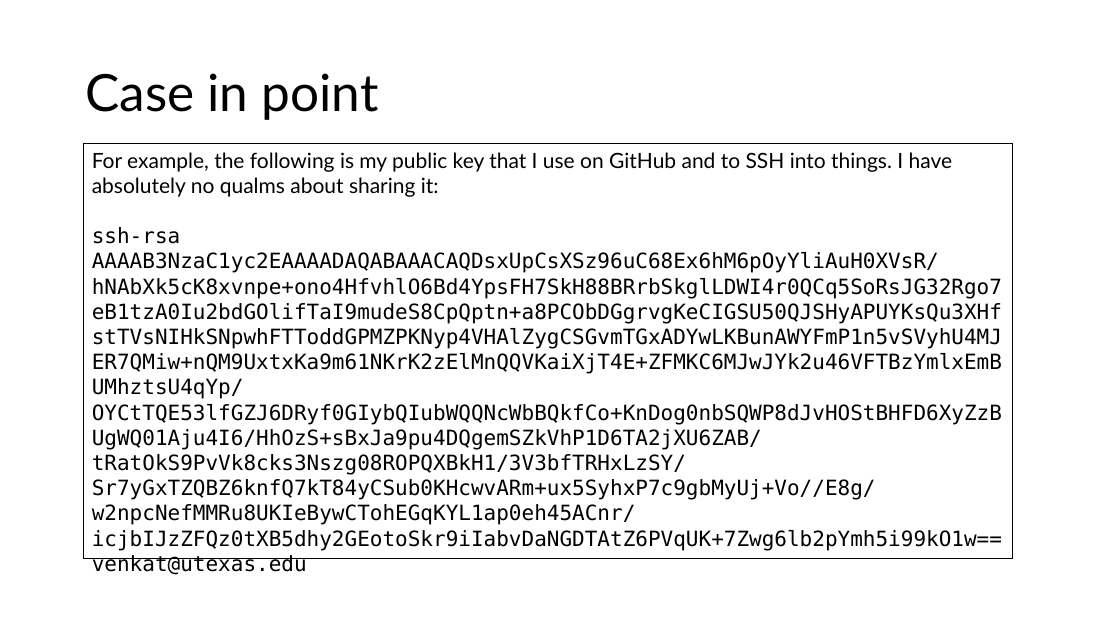
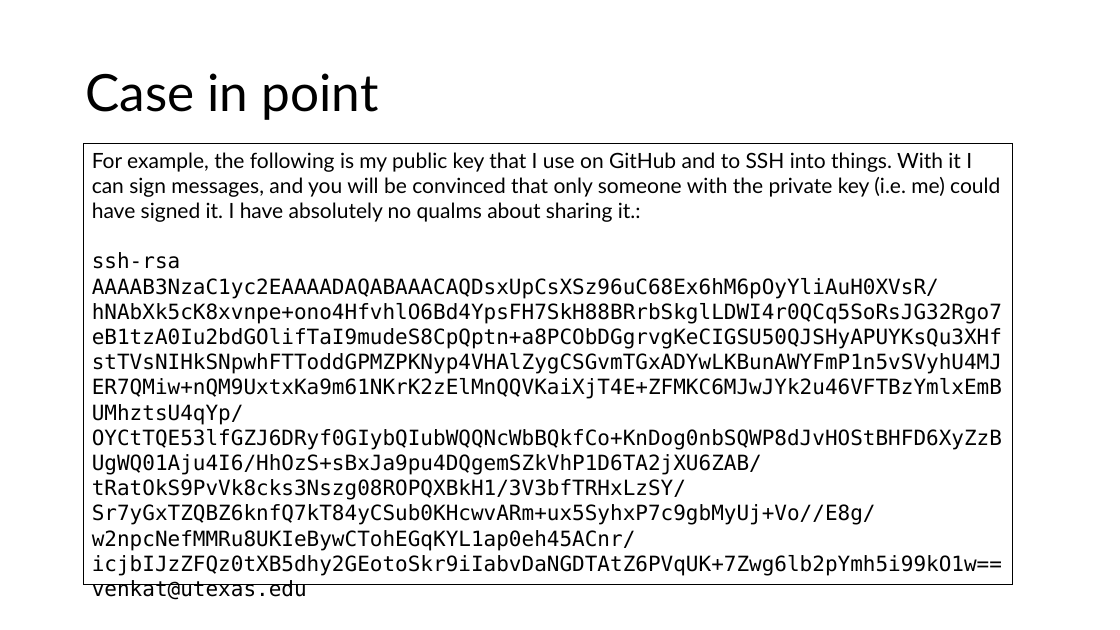
Before and after one commit to venkatarun95/mit_page, a slide deck: slide 4 of f25/assets/slides/lec20-security-crypto-2.pptx. Drawn at 1120x630 pixels with LibreOffice and Linux fonts; fonts in the diff are those of the drawing. Boxes give left, top, right and bottom in pixels: in the first picture for what was removed or moved away, otherwise in the second. Text is boxed around its words. In the diff, an @@ line names an element or a change of style, - is before the commit and + after.

```diff
--- a/f25/assets/slides/lec20-security-crypto-2.pptx
+++ b/f25/assets/slides/lec20-security-crypto-2.pptx
@@ rectangle "For example, the following is ...": place and size @@
-rectangle "For example, the following is ..." at [83,143,1012,559]
+rectangle "For example, the following is ..." at [83,143,1012,584]
@@ text in rectangle at [92,152,1000,222]: text changed @@
-For example, the following is my public key that I use on GitHub and to SSH into things. I have absolutely no qualms about sharing it:
+For example, the following is my public key that I use on GitHub and to SSH into things. With it I can sign messages, and you will be convinced that only someone with the private key (i.e. me) could have signed it. I have absolutely no qualms about sharing it.:
```
Also in this commit, not shown: 4 other slides changed.
